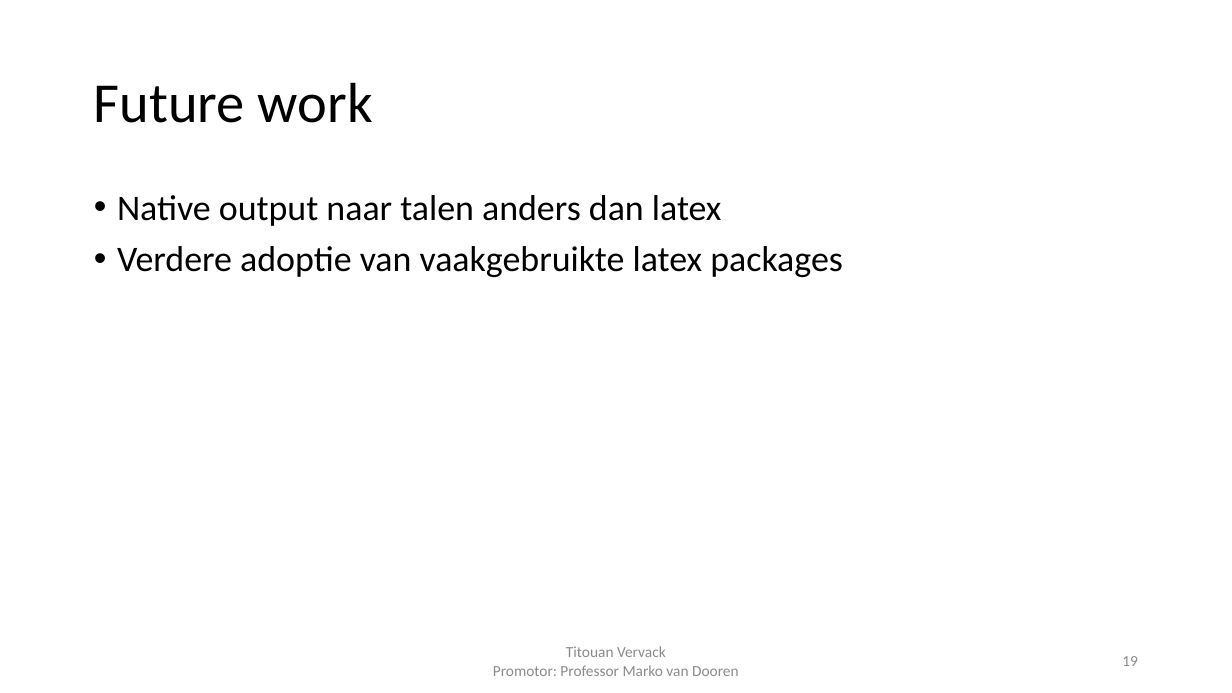
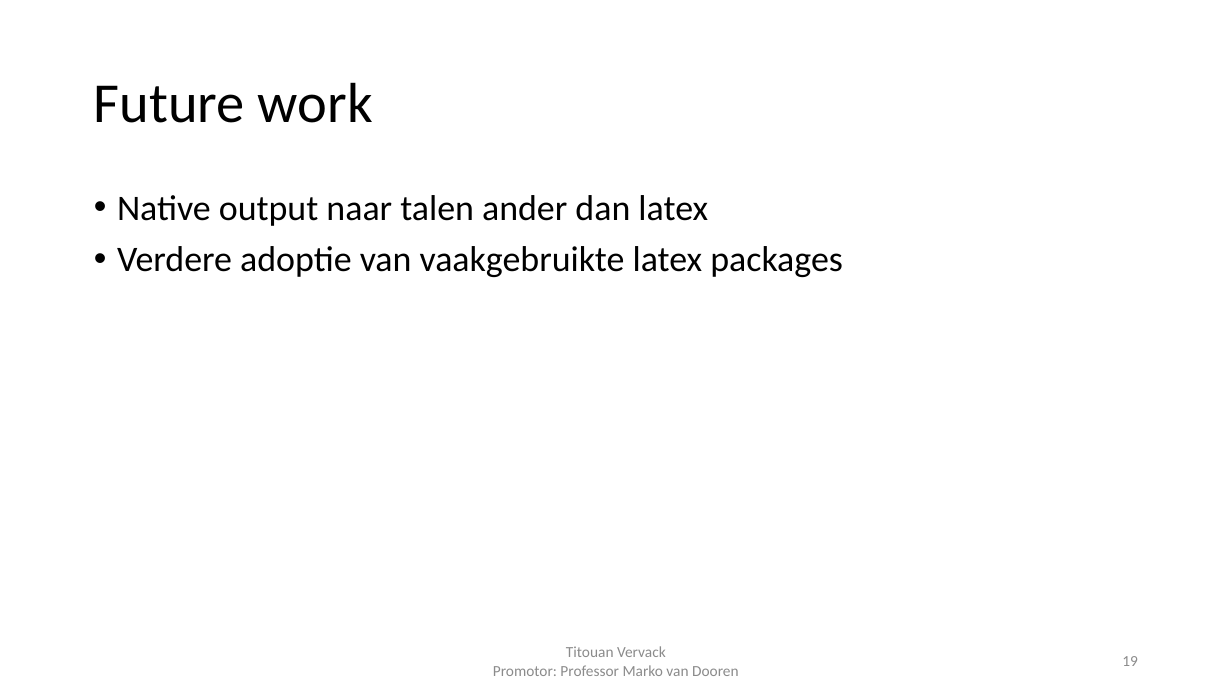
Before and after one commit to FlashYoshi/neio, a slide deck: slide 19 of Intermediate Presentation.pptx. Drawn at 1232x693 pixels with LibreOffice and Linux fonts; fonts in the diff are those of the drawing. Boxes give left, top, right and bottom in pixels: in the first picture for what was removed or moved away, otherwise in the second. Text is boxed around its words. In the diff, an @@ line names an element or a change of style, - is before the commit and + after.

Commit message:
Small changes to future work

```diff
--- a/Intermediate Presentation.pptx
+++ b/Intermediate Presentation.pptx
@@ text at bbox=[117, 195, 708, 226]: text changed @@
-• Native output naar talen anders dan latex
+• Native output naar talen ander dan latex
```
Also in this commit, not shown: 1 other slide changed.
